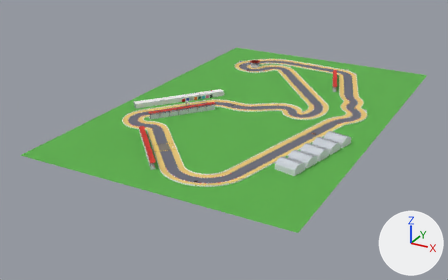
Two versions of the glTF model assets/tracks/goldstone/goldstone.glb, one commit apart.
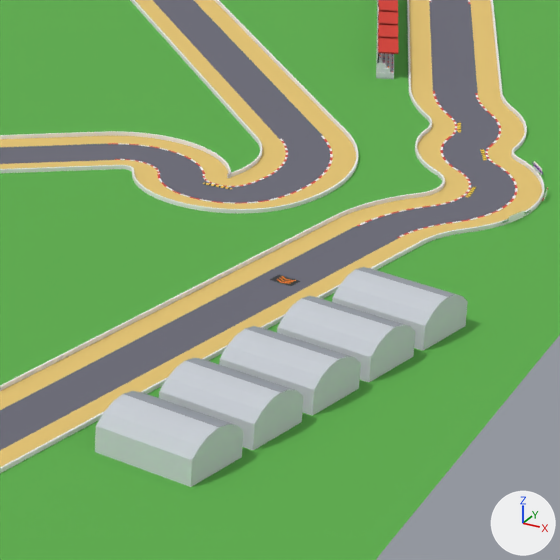
Old and new are each drawn whole from a 50 mm lens placed at (392.0, -618.0, 275.0), pointed at (56.0, -7.0, -30.0) and again close up on the part from 57% to 83% of the width and 27% to 68% of the height. The axes (+X, +Y, +Z) are drawn at lower right. The lights are the same throughout. The first two pictures are the older version. Where no turn or scale is listed for an object, it has been applied to the vertices.

The first close-up shows 'Asphalt', 'Grandstand.kerb-red', 'Grass', 'Prop.hangars.beam-shade', 'Prop.hangars.beam-top', 'Prop.hangars.stand-riser', 'SandLeft', 'SandRight', 'WallLeft', 'WallRight' and 21 more.
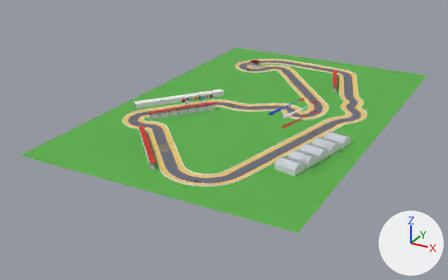
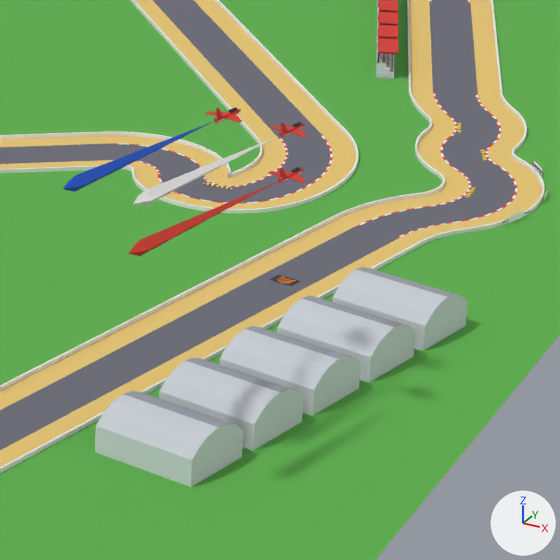
Commit message: feat(tracks): fly three display jets past over Goldstone's hangars

The change in detail:
Mesh me_prop_jets_1_formation is new.
It has 165 vertices, 198 faces and spans x -24.2..8.1, y -72.0..0.0, z -6.2..7.1.
Faces by material slot: [140, 30, 20, 8].
It uses material mat_kerb_red (red #d63b2e).
It uses material mat_carbon (dark grey #2b2e33).
It uses material mat_wall (white #f0f0f0).
It uses material mat_ink_blue (blue #1f54c7).
Object 'Prop.jets.1.formation' (ob_prop_jets_1_formation) is new; it shows me_prop_jets_1_formation.
Its location is (191.4, -57.2, 60.0).

What differs and where, as boxes [x1, y1, x2, y2] in the close-ups (560 x 560 px):
'Prop.jets.1.formation', added: after [63, 108, 307, 256]
    faces in mat_kerb_red (red #d63b2e): [128, 108, 307, 256]
    faces in mat_ink_blue (blue #1f54c7): [63, 122, 212, 192]
    faces in mat_wall (white #f0f0f0): [133, 113, 302, 206]
